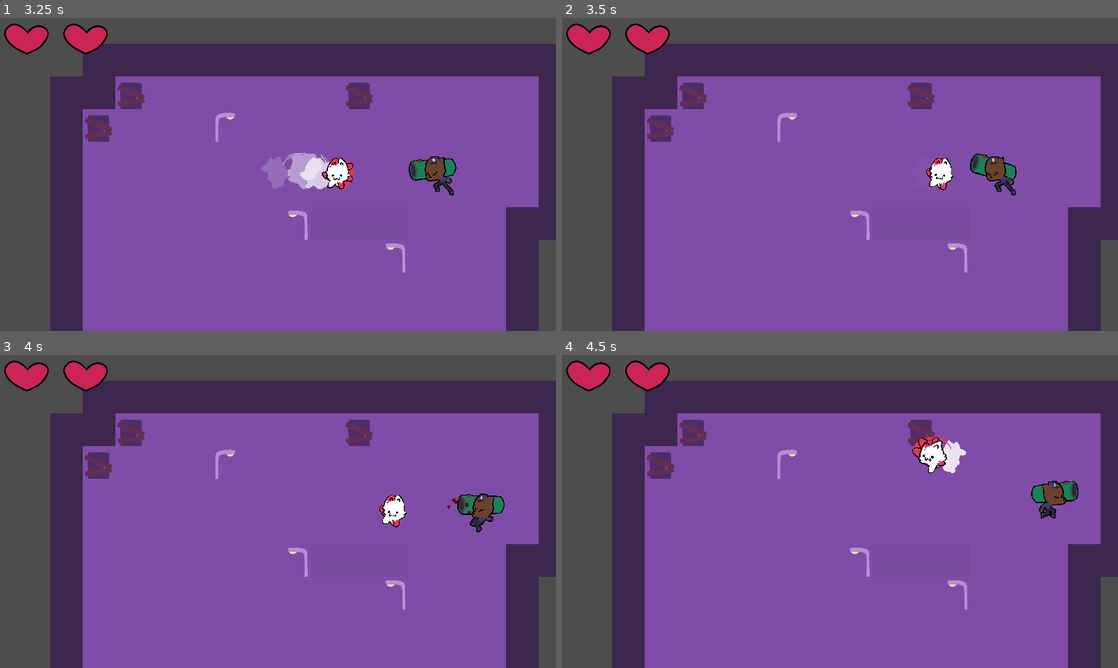
Above: before the commit, frames 1-4 (two rows, left to right).
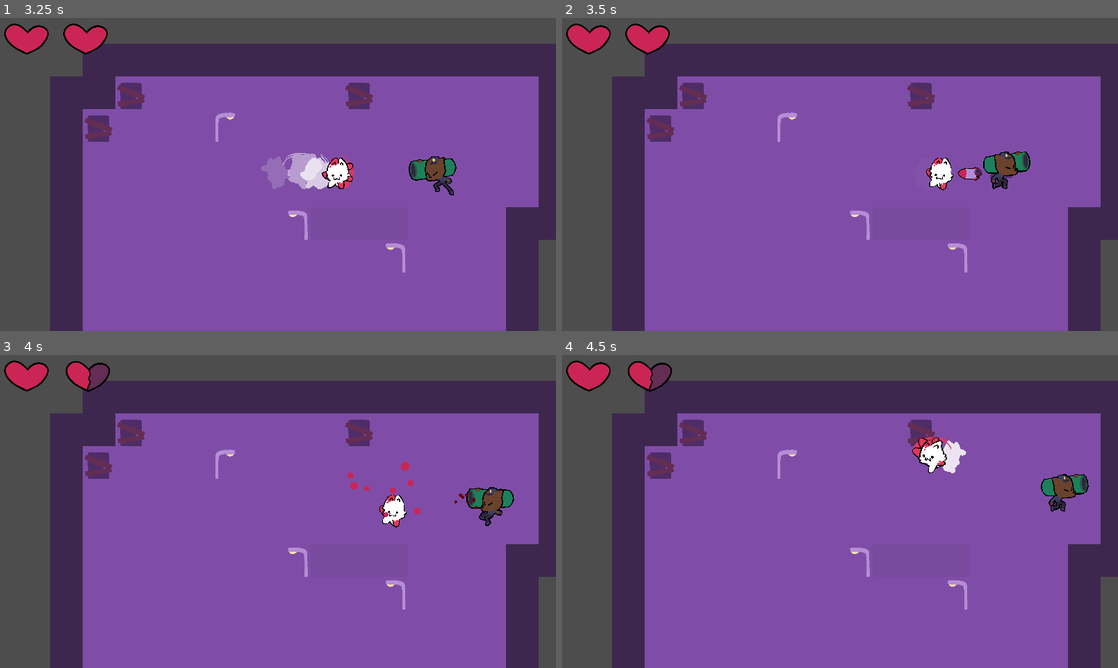
Above: after the commit, the same moments.

Repository: miyo6032/ProjectGodotWild63
Game: Godot game, scene res://scenes/main.tscn
Two runs of this game, one before a commit and one after it. Both use one fixed random seed, a clock stepped at 60 frames per second and the inputs below.
Inputs:
- Up to frame 1 (3.25 s): click "Play" at 0.5 s; tap Enter at 1.25 s; hold Right (attack_right) 1.28-2.03 s; tap Tab at 1.35, 2.1, 2.85 s; tap Space at 2 s; hold Down (attack_down) 2.03-2.78 s; hold Right (attack_right) from 2.78 s (still down)
- Up to frame 2 (3.5 s): keep holding Right (attack_right)
- Up to frame 3 (4 s): release Right (attack_right) at 3.53 s; hold Up (attack_up) from 3.53 s (still down); tap Tab at 3.6 s
- Up to frame 4 (4.5 s): release Up (attack_up) at 4.28 s; hold Left (attack_left) from 4.28 s (still down); tap Tab at 4.35 s

Frame 1 is identical in both runs. In frame 2, 0.9% of the frame differs, in the area x 71-85%, y 42-57%; in frame 3, 1.3%, in the area x 11-93%, y 1-57%; in frame 4, 1.2%.

Commit message:
fix prepare animation

Diff:
--- a/scenes/main_test.tscn
+++ b/scenes/main_test.tscn
@@ -8,7 +8,6 @@
 [ext_resource type="Script" path="res://scenes/CameraFollow.gd" id="7_e2jwb"]
 [ext_resource type="Script" path="res://scenes/ShakeCamera2D.gd" id="8_q1sy8"]
 [ext_resource type="PackedScene" uid="uid://cv4jphlnle64m" path="res://prototype/scenes/health_bar.tscn" id="9_dicyg"]
-[ext_resource type="PackedScene" uid="uid://dn74avx2w44xj" path="res://scenes/tile_map.tscn" id="9_urhus"]
 
 [sub_resource type="CircleShape2D" id="CircleShape2D_2hd0y"]
 radius = 5.0
@@ -203,9 +202,6 @@
 
 [node name="CollisionShape2D" type="CollisionShape2D" parent="Environment/Block"]
 shape = SubResource("RectangleShape2D_f1k5h")
-
-[node name="TileMap" parent="Environment" instance=ExtResource("9_urhus")]
-scale = Vector2(0.0555556, 0.0555556)
 
 [node name="Entities" type="Node2D" parent="Environment"]
 y_sort_enabled = true
--- a/scenes/menus.tscn
+++ b/scenes/menus.tscn
@@ -183,6 +183,114 @@
 "values": [true]
 }
 
+[sub_resource type="Animation" id="Animation_gnrgt"]
+resource_name = "level_cleared"
+length = 2.0
+tracks/0/type = "value"
+tracks/0/imported = false
+tracks/0/enabled = true
+tracks/0/path = NodePath("LevelCleared:modulate")
+tracks/0/interp = 1
+tracks/0/loop_wrap = true
+tracks/0/keys = {
+"times": PackedFloat32Array(0, 0.5, 1.5, 2),
+"transitions": PackedFloat32Array(1, 0.5, 1, 1),
+"update": 0,
+"values": [Color(1, 1, 1, 0), Color(1, 1, 1, 1), Color(1, 1, 1, 1), Color(1, 1, 1, 0)]
+}
+tracks/1/type = "value"
+tracks/1/imported = false
+tracks/1/enabled = true
+tracks/1/path = NodePath("LevelCleared:scale")
+tracks/1/interp = 1
+tracks/1/loop_wrap = true
+tracks/1/keys = {
+"times": PackedFloat32Array(0, 0.5),
+"transitions": PackedFloat32Array(0.5, 1),
+"update": 0,
+"values": [Vector2(0, 0), Vector2(1, 1)]
+}
+tracks/2/type = "value"
+tracks/2/imported = false
+tracks/2/enabled = true
+tracks/2/path = NodePath("LevelMenu:modulate")
+tracks/2/interp = 1
+tracks/2/loop_wrap = true
+tracks/2/keys = {
+"times": PackedFloat32Array(1.5, 2),
+"transitions": PackedFloat32Array(1, 1),
+"update": 0,
+"values": [Color(1, 1, 1, 0), Color(1, 1, 1, 1)]
+}
+tracks/3/type = "value"
+tracks/3/imported = false
+tracks/3/enabled = true
+tracks/3/path = NodePath("LevelMenu:visible")
+tracks/3/interp = 1
+tracks/3/loop_wrap = true
+tracks/3/keys = {
+"times": PackedFloat32Array(1.5),
+"transitions": PackedFloat32Array(1),
+"update": 1,
+"values": [true]
+}
+
+[sub_resource type="Animation" id="Animation_xbro2"]
+resource_name = "level_screen"
+length = 2.0
+tracks/0/type = "value"
+tracks/0/imported = false
+tracks/0/enabled = true
+tracks/0/path = NodePath("LevelMenu:visible")
+tracks/0/interp = 1
+tracks/0/loop_wrap = true
+tracks/0/keys = {
+"times": PackedFloat32Array(0),
+"transitions": PackedFloat32Array(1),
+"update": 1,
+"values": [true]
+}
+tracks/1/type = "value"
+tracks/1/imported = false
+tracks/1/enabled = true
+tracks/1/path = NodePath("LevelMenu:modulate")
+tracks/1/interp = 1
+tracks/1/loop_wrap = true
+tracks/1/keys = {
+"times": PackedFloat32Array(0, 0.5, 1.5, 2),
+"transitions": PackedFloat32Array(1, 1, 1, 1),
+"update": 0,
+"values": [Color(1, 1, 1, 0), Color(1, 1, 1, 1), Color(1, 1, 1, 1), Color(1, 1, 1, 0)]
+}
+
+[sub_resource type="Animation" id="Animation_7ky4c"]
+resource_name = "level_screen"
+length = 2.0
+tracks/0/type = "value"
+tracks/0/imported = false
+tracks/0/enabled = true
+tracks/0/path = NodePath("LevelMenu:visible")
+tracks/0/interp = 1
+tracks/0/loop_wrap = true
+tracks/0/keys = {
+"times": PackedFloat32Array(0),
+"transitions": PackedFloat32Array(1),
+"update": 1,
+"values": [true]
+}
+tracks/1/type = "value"
+tracks/1/imported = false
+tracks/1/enabled = true
+tracks/1/path = NodePath("LevelMenu:modulate")
+tracks/1/interp = 1
+tracks/1/loop_wrap = true
+tracks/1/keys = {
+"times": PackedFloat32Array(0, 1, 2),
+"transitions": PackedFloat32Array(1, 1, 1),
+"update": 0,
+"values": [Color(1, 1, 1, 1), Color(1, 1, 1, 1), Color(1, 1, 1, 0)]
+}
+
 [sub_resource type="Animation" id="Animation_vnyoh"]
 resource_name = "win"
 length = 0.3
@@ -209,114 +317,6 @@
 "transitions": PackedFloat32Array(1),
 "update": 1,
 "values": [true]
-}
-
-[sub_resource type="Animation" id="Animation_xbro2"]
-resource_name = "level_screen"
-length = 2.0
-tracks/0/type = "value"
-tracks/0/imported = false
-tracks/0/enabled = true
-tracks/0/path = NodePath("LevelMenu:visible")
-tracks/0/interp = 1
-tracks/0/loop_wrap = true
-tracks/0/keys = {
-"times": PackedFloat32Array(0),
-"transitions": PackedFloat32Array(1),
-"update": 1,
-"values": [true]
-}
-tracks/1/type = "value"
-tracks/1/imported = false
-tracks/1/enabled = true
-tracks/1/path = NodePath("LevelMenu:modulate")
-tracks/1/interp = 1
-tracks/1/loop_wrap = true
-tracks/1/keys = {
-"times": PackedFloat32Array(0, 0.5, 1.5, 2),
-"transitions": PackedFloat32Array(1, 1, 1, 1),
-"update": 0,
-"values": [Color(1, 1, 1, 0), Color(1, 1, 1, 1), Color(1, 1, 1, 1), Color(1, 1, 1, 0)]
-}
-
-[sub_resource type="Animation" id="Animation_gnrgt"]
-resource_name = "level_cleared"
-length = 2.0
-tracks/0/type = "value"
-tracks/0/imported = false
-tracks/0/enabled = true
-tracks/0/path = NodePath("LevelCleared:modulate")
-tracks/0/interp = 1
-tracks/0/loop_wrap = true
-tracks/0/keys = {
-"times": PackedFloat32Array(0, 0.5, 1.5, 2),
-"transitions": PackedFloat32Array(1, 0.5, 1, 1),
-"update": 0,
-"values": [Color(1, 1, 1, 0), Color(1, 1, 1, 1), Color(1, 1, 1, 1), Color(1, 1, 1, 0)]
-}
-tracks/1/type = "value"
-tracks/1/imported = false
-tracks/1/enabled = true
-tracks/1/path = NodePath("LevelCleared:scale")
-tracks/1/interp = 1
-tracks/1/loop_wrap = true
-tracks/1/keys = {
-"times": PackedFloat32Array(0, 0.5),
-"transitions": PackedFloat32Array(0.5, 1),
-"update": 0,
-"values": [Vector2(0, 0), Vector2(1, 1)]
-}
-tracks/2/type = "value"
-tracks/2/imported = false
-tracks/2/enabled = true
-tracks/2/path = NodePath("LevelMenu:modulate")
-tracks/2/interp = 1
-tracks/2/loop_wrap = true
-tracks/2/keys = {
-"times": PackedFloat32Array(1.5, 2),
-"transitions": PackedFloat32Array(1, 1),
-"update": 0,
-"values": [Color(1, 1, 1, 0), Color(1, 1, 1, 1)]
-}
-tracks/3/type = "value"
-tracks/3/imported = false
-tracks/3/enabled = true
-tracks/3/path = NodePath("LevelMenu:visible")
-tracks/3/interp = 1
-tracks/3/loop_wrap = true
-tracks/3/keys = {
-"times": PackedFloat32Array(1.5),
-"transitions": PackedFloat32Array(1),
-"update": 1,
-"values": [true]
-}
-
-[sub_resource type="Animation" id="Animation_7ky4c"]
-resource_name = "level_screen"
-length = 2.0
-tracks/0/type = "value"
-tracks/0/imported = false
-tracks/0/enabled = true
-tracks/0/path = NodePath("LevelMenu:visible")
-tracks/0/interp = 1
-tracks/0/loop_wrap = true
-tracks/0/keys = {
-"times": PackedFloat32Array(0),
-"transitions": PackedFloat32Array(1),
-"update": 1,
-"values": [true]
-}
-tracks/1/type = "value"
-tracks/1/imported = false
-tracks/1/enabled = true
-tracks/1/path = NodePath("LevelMenu:modulate")
-tracks/1/interp = 1
-tracks/1/loop_wrap = true
-tracks/1/keys = {
-"times": PackedFloat32Array(0, 1, 2),
-"transitions": PackedFloat32Array(1, 1, 1),
-"update": 0,
-"values": [Color(1, 1, 1, 1), Color(1, 1, 1, 1), Color(1, 1, 1, 0)]
 }
 
 [sub_resource type="AnimationLibrary" id="AnimationLibrary_77o4o"]
--- a/scenes/ranged_enemy.tscn
+++ b/scenes/ranged_enemy.tscn
@@ -169,7 +169,7 @@
 "duration": 1.0,
 "texture": SubResource("AtlasTexture_3wlku")
 }],
-"loop": true,
+"loop": false,
 "name": &"attack",
 "speed": 24.0
 }, {
@@ -393,6 +393,7 @@
 
 [node name="EnemyRangedAttackState" type="Node" parent="States/MoveAndAttackState" node_paths=PackedStringArray("shoot_logic")]
 script = ExtResource("5_m8asx")
+telegraph_time = 0.29
 shoot_logic = NodePath("ShootLogic")
 
 [node name="ShootLogic" type="Node" parent="States/MoveAndAttackState/EnemyRangedAttackState"]
--- a/scenes/tri_shot_enemy.tscn
+++ b/scenes/tri_shot_enemy.tscn
@@ -169,7 +169,7 @@
 "duration": 1.0,
 "texture": SubResource("AtlasTexture_3wlku")
 }],
-"loop": true,
+"loop": false,
 "name": &"attack",
 "speed": 24.0
 }, {
@@ -354,8 +354,6 @@
 position = Vector2(0, -80)
 sprite_frames = SubResource("SpriteFrames_nleu6")
 animation = &"attack"
-frame = 7
-frame_progress = 1.0
 
 [node name="CollisionShape2D" type="CollisionShape2D" parent="."]
 rotation = 1.5708
@@ -393,6 +391,7 @@
 
 [node name="EnemyRangedAttackState" type="Node" parent="States/MoveAndAttackState" node_paths=PackedStringArray("shoot_logic")]
 script = ExtResource("10_1f1tv")
+telegraph_time = 0.29
 shoot_logic = NodePath("TripleShootLogic")
 
 [node name="ShootLogic" type="Node" parent="States/MoveAndAttackState/EnemyRangedAttackState"]
Not shown: 1 places in scenes/main_test.tscn that only renumber resources
